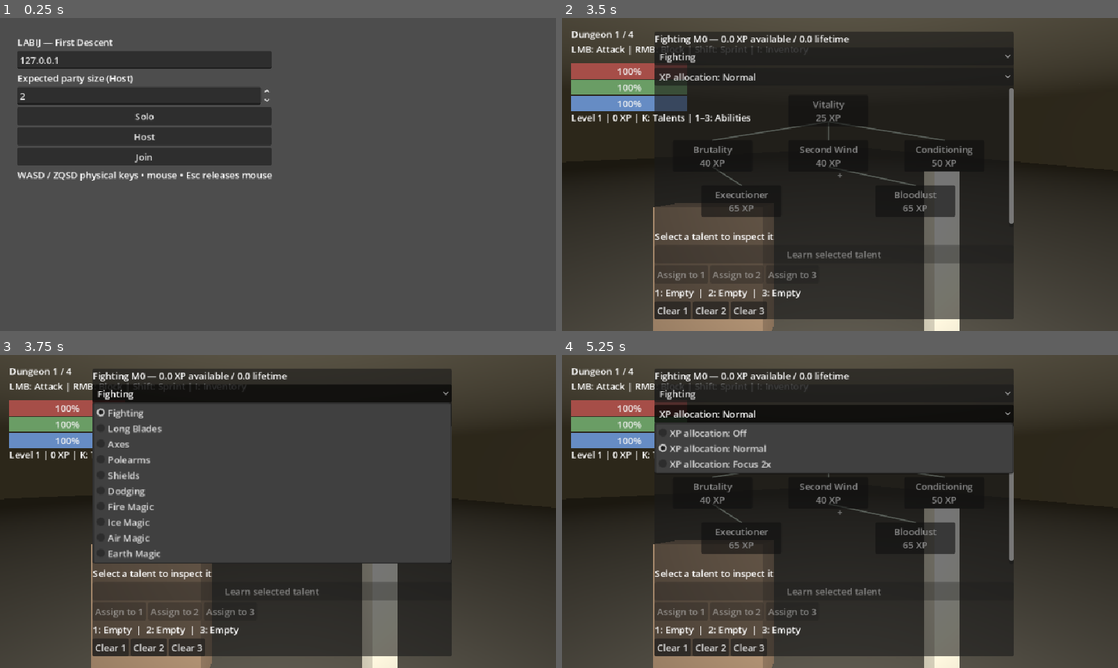
Above: before the commit, frames 1-4 (two rows, left to right).
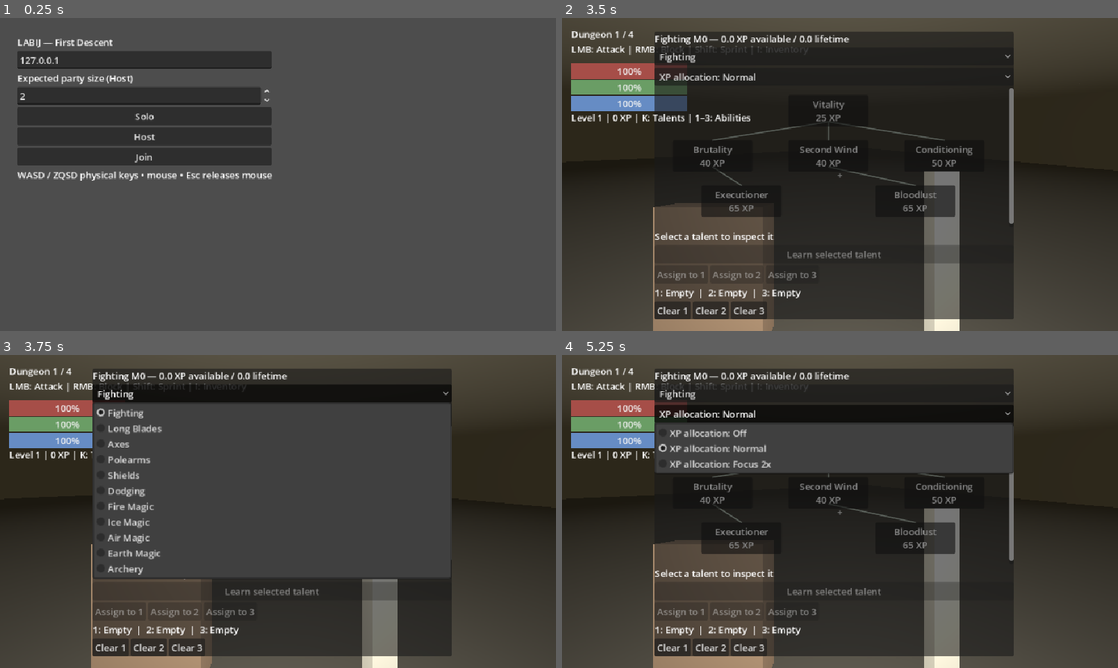
Above: after the commit, the same moments.

Repository: tdonnenfeld/LABIJ
Game: Godot game, scene res://game/main.tscn
Two runs of this game, one before a commit and one after it. Both use one fixed random seed, a clock stepped at 60 frames per second and the inputs below.
Inputs (mouse positions are in pixels of both pictures, inside the frame that each line leads up to):
- Up to frame 1 (0.25 s): no input
- Up to frame 2 (3.5 s): click "Solo" at 0.5 s; tap Enter at 1.25 s; move the mouse to (867, 174) at 1.27 s; hold W 1.28-2 s; tap I at 1.35 s; click (867, 174) at 1.42 s; click "Equip / use" at 2 s; tap Space at 2.75 s; move the mouse to (728, 190) at 2.77 s; hold S from 2.78 s (still down); tap K at 2.85 s
- Up to frame 3 (3.75 s): release S at 3.5 s; click "Fighting" at 3.5 s
- Up to frame 4 (5.25 s): click "XP allocation: Normal" at 4.25 s; click "XP allocation: Normal" at 5 s

Frames 1-2 are identical in both runs. In frame 3, 2.9% of the frame differs, in the area x 16-81%, y 39-72%; in frame 4, nothing differs.

Commit message:
Add persistent monster threat, archery and enchanted equipment

Diff:
--- /dev/null
+++ b/content/items/bow.tres
@@ -0,0 +1,13 @@
+[gd_resource type="Resource" load_steps=2 format=3]
+[ext_resource type="Script" path="res://game/items/item_definition.gd" id="1"]
+[resource]
+script = ExtResource("1")
+title = "Shortbow"
+kind = "weapon"
+damage = 18.0
+reach = 14.0
+stamina_cost = 16.0
+windup = 0.65
+recovery = 0.55
+projectile_speed = 20.0
+tint = Color(0.65, 0.55, 0.35, 1)
--- /dev/null
+++ b/content/items/ember_staff.tres
@@ -0,0 +1,14 @@
+[gd_resource type="Resource" load_steps=2 format=3]
+[ext_resource type="Script" path="res://game/items/item_definition.gd" id="1"]
+[resource]
+script = ExtResource("1")
+title = "Ember Staff"
+kind = "weapon"
+damage = 14.0
+reach = 2.8
+stamina_cost = 12.0
+windup = 0.35
+recovery = 0.6
+mana_bonus = 0.3
+spell_power = 0.2
+tint = Color(0.65, 0.55, 0.35, 1)
--- /dev/null
+++ b/content/items/longbow.tres
@@ -0,0 +1,13 @@
+[gd_resource type="Resource" load_steps=2 format=3]
+[ext_resource type="Script" path="res://game/items/item_definition.gd" id="1"]
+[resource]
+script = ExtResource("1")
+title = "Longbow"
+kind = "weapon"
+damage = 30.0
+reach = 20.0
+stamina_cost = 24.0
+windup = 0.9
+recovery = 0.7
+projectile_speed = 25.0
+tint = Color(0.65, 0.55, 0.35, 1)
--- /dev/null
+++ b/content/items/venom_dagger.tres
@@ -0,0 +1,13 @@
+[gd_resource type="Resource" load_steps=2 format=3]
+[ext_resource type="Script" path="res://game/items/item_definition.gd" id="1"]
+[resource]
+script = ExtResource("1")
+title = "Venom Blade"
+kind = "weapon"
+damage = 14.0
+reach = 1.8
+stamina_cost = 12.0
+windup = 0.2
+recovery = 0.4
+poison = 3.0
+tint = Color(0.65, 0.55, 0.35, 1)
--- /dev/null
+++ b/content/items/ward_mail.tres
@@ -0,0 +1,9 @@
+[gd_resource type="Resource" load_steps=2 format=3]
+[ext_resource type="Script" path="res://game/items/item_definition.gd" id="1"]
+[resource]
+script = ExtResource("1")
+title = "Runed Mail"
+kind = "armor"
+armor = 0.15
+magic_resistance = 0.3
+tint = Color(0.65, 0.55, 0.35, 1)
--- a/game/combat/projectiles.gd
+++ b/game/combat/projectiles.gd
@@ -81,7 +81,7 @@
 					target = mob
 		if target != null:
 			if shot.enemy:
-				target.take_damage(shot.damage, from)
+				target.take_damage(shot.damage, from, shot.effect == "hex")
 			else:
 				world.spell_hit(shot, target, actors)
 			remove(id)
--- /dev/null
+++ b/game/combat/threat.gd
@@ -0,0 +1,30 @@
+extends RefCounted
+
+const PULL := 20.0
+const MELEE_THRESHOLD := 1.1
+const RANGED_THRESHOLD := 1.3
+
+static func add(mob: Dictionary, peer: int, amount: float) -> void:
+	if peer <= 0 or amount <= 0:
+		return
+	var table: Dictionary = mob.threat
+	table[peer] = float(table.get(peer, 0.0)) + amount
+
+static func choose(mob: Dictionary, eligible: Dictionary, distances: Dictionary) -> int:
+	var table: Dictionary = mob.threat
+	for id in table.keys():
+		if not eligible.has(id):
+			table.erase(id)
+	var current: int = mob.target
+	if not table.has(current):
+		current = 0
+	var highest := current
+	var score: float = table.get(current, 0.0)
+	for id in table:
+		var threshold := MELEE_THRESHOLD if float(distances.get(id, 100.0)) <= 3.0 else RANGED_THRESHOLD
+		if current != 0 and id != current and float(table[id]) <= float(table[current]) * threshold:
+			continue
+		if float(table[id]) > score:
+			highest = id
+			score = table[id]
+	return highest
--- a/game/items/catalog.gd
+++ b/game/items/catalog.gd
@@ -17,7 +17,12 @@
 	"scroll_boulder": preload("res://content/items/scroll_boulder.tres"),
 	"staff": preload("res://content/items/staff.tres"),
 	"leather": preload("res://content/items/leather.tres"),
-	"mail": preload("res://content/items/mail.tres")
+	"mail": preload("res://content/items/mail.tres"),
+	"bow": preload("res://content/items/bow.tres"),
+	"longbow": preload("res://content/items/longbow.tres"),
+	"venom_dagger": preload("res://content/items/venom_dagger.tres"),
+	"ember_staff": preload("res://content/items/ember_staff.tres"),
+	"ward_mail": preload("res://content/items/ward_mail.tres")
 }
 
 static func get_item(id: String) -> Resource:
--- a/game/items/inventory_ui.gd
+++ b/game/items/inventory_ui.gd
@@ -59,12 +59,18 @@
 	match item.kind:
 		"weapon":
 			details.text = "Damage %g | Reach %g m | Stamina %g" % [item.damage, item.reach, item.stamina_cost]
+			if item.projectile_speed > 0:
+				details.text += " | Ranged"
+			if item.poison > 0:
+				details.text += " | Poison %g/s" % item.poison
+			if item.spell_power > 0:
+				details.text += " | Spell power +%g%%" % (item.spell_power * 100)
 		"scroll":
 			var node := Skills.Talents.find(item.spell_id)
 			details.text = "Read to learn permanently | %s mastery %d" % [Skills.TITLES[node[1]], Skills.SCROLL_REQUIREMENTS[item.spell_id]]
 			use_button.text = "Read scroll"
 		"armor":
-			details.text = "Damage reduction: %g%%" % (item.armor * 100)
+			details.text = "Damage reduction: %g%% | Magic resist: %g%%" % [item.armor * 100, item.magic_resistance * 100]
 		"shield":
 			details.text = "Damage blocked: %g%%" % (item.reduction * 100)
 		_:
--- a/game/items/item_definition.gd
+++ b/game/items/item_definition.gd
@@ -14,3 +14,8 @@
 @export var spell_id := ""
 @export var mana_bonus := 0.0
 @export var armor := 0.0
+
+@export var projectile_speed := 0.0
+@export var poison := 0.0
+@export var spell_power := 0.0
+@export var magic_resistance := 0.0
--- a/game/monsters/bestiary.gd
+++ b/game/monsters/bestiary.gd
@@ -18,3 +18,10 @@
 
 static func stats(id: String) -> Array:
 	return TYPES[id]
+
+static func resistance(kind: String, domain: int) -> float:
+	if kind == "guardian" and domain == 6:
+		return 0.35
+	if kind == "mage" and domain >= 6 and domain <= 9:
+		return 0.2
+	return 0.0
--- a/game/player.gd
+++ b/game/player.gd
@@ -97,7 +97,7 @@
 
 func begin_attack() -> bool:
 	var weapon = Catalog.get_item(inventory.weapon)
-	if health <= 0 or attack_phase != 0 or cast_id != "" or blocking or stamina < attack_cost():
+	if health <= 0 or attack_phase != 0 or cast_id != "" or blocking or wants_block or stamina < attack_cost():
 		return false
 	sprinting = false
 	stamina -= attack_cost()
@@ -140,7 +140,7 @@
 	attack_phase = 0
 	return false
 
-func take_damage(amount: float, source: Vector3) -> void:
+func take_damage(amount: float, source: Vector3, magical: bool = false) -> void:
 	if health <= 0:
 		return
 	if blocking and stamina >= block_cost() and Combat.facing(heading, source - position):
@@ -153,7 +153,10 @@
 			amount = 0.0
 	combat_timer = 5.0
 	if inventory.armor_index >= 0:
-		amount *= 1.0 - Catalog.get_item(inventory.items[inventory.armor_index]).armor
+		var armor = Catalog.get_item(inventory.items[inventory.armor_index])
+		amount *= 1.0 - armor.armor
+		if magical:
+			amount *= 1.0 - armor.magic_resistance
 	amount *= (1.0 - skills.bonus("mitigation")) * (0.5 if fortify_timer > 0 else 1.0) * (0.25 if escape_timer > 0 else 1.0)
 	health = maxf(0.0, health - amount)
 	hurt_timer = 0.25
--- a/game/progression/skills.gd
+++ b/game/progression/skills.gd
@@ -1,14 +1,14 @@
 extends RefCounted
 
 const Talents = preload("res://game/progression/talents.gd")
-const TITLES := ["Fighting", "Long Blades", "Axes", "Polearms", "Shields", "Dodging", "Fire Magic", "Ice Magic", "Air Magic", "Earth Magic"]
+const TITLES := ["Fighting", "Long Blades", "Axes", "Polearms", "Shields", "Dodging", "Fire Magic", "Ice Magic", "Air Magic", "Earth Magic", "Archery"]
 const SLOT_COUNT := 3
 const Spells = preload("res://game/combat/spells.gd")
 const SCROLL_REQUIREMENTS := {"firebolt": 1, "frostbolt": 1, "spark": 1, "stonebolt": 1, "fireball": 2, "freeze": 2, "thunder": 2, "boulder": 2}
 var total_xp := 0
-var xp: Array[float] = [0, 0, 0, 0, 0, 0, 0, 0, 0, 0]
-var wallet: Array[float] = [0, 0, 0, 0, 0, 0, 0, 0, 0, 0]
-var priorities: Array[int] = [1, 2, 0, 0, 1, 0, 0, 0, 0, 0]
+var xp: Array[float] = [0, 0, 0, 0, 0, 0, 0, 0, 0, 0, 0]
+var wallet: Array[float] = [0, 0, 0, 0, 0, 0, 0, 0, 0, 0, 0]
+var priorities: Array[int] = [1, 2, 0, 0, 1, 0, 0, 0, 0, 0, 0]
 var learned: Array[String] = []
 var discovered: Array[String] = []
 var slots: Array[String] = ["", "", ""]
@@ -43,6 +43,7 @@
 	match id:
 		"axe": return 2
 		"spear": return 3
+		"bow", "longbow": return 10
 		_: return 1
 
 func visible(node: Array) -> bool:
--- a/game/progression/talents.gd
+++ b/game/progression/talents.gd
@@ -56,7 +56,14 @@
 	["earth_power",9,"Density",40,"stonebolt","spell_damage",0.25,"+25% earth damage",false],
 	["boulder",9,"Boulder",65,"earth_power","active",0,"Heavy impact and stagger",false],
 	["earth_skin",9,"Stone Skin",40,"stonebolt","mitigation",0.1,"10% additional damage mitigation",false],
-	["runner",5,"Runner",40,"footwork","sprint_cost",0.25,"25% less sprint stamina consumption",false]]
+	["runner",5,"Runner",40,"footwork","sprint_cost",0.25,"25% less sprint stamina consumption",false],
+	["archery",10,"Archery",25,"","weapon",0.15,"+15% bow damage",false],
+	["quickshot",10,"Quick Shot",40,"archery","speed",0.2,"20% shorter bow cycle",false],
+	["aim",10,"Deadeye",40,"archery","reach",3,"+3m bow range",false],
+	["venom_arrow",10,"Venom Arrow",65,"aim","poison_arrow",1,"Arrows poison for 5s",false],
+	["pierce_arrow",10,"Piercing Arrow",65,"quickshot","pierce",0.6,"Ignore 60% armour",false],
+	["steady",10,"Steady Hand",50,"quickshot","cost",0.25,"25% less bow stamina",false],
+	["protector",4,"Protector",50,"guard","threat",0.5,"Generate 50% more threat from damage",false]]
 
 static func find(id: String) -> Array:
 	for node in NODES:
--- a/game/world.gd
+++ b/game/world.gd
@@ -2,6 +2,7 @@
 
 const Dungeon = preload("res://game/dungeon.gd")
 const Combat = preload("res://game/combat.gd")
+const Threat = preload("res://game/combat/threat.gd")
 const Bestiary = preload("res://game/monsters/bestiary.gd")
 const Spells = preload("res://game/combat/spells.gd")
 const Projectiles = preload("res://game/combat/projectiles.gd")
@@ -78,7 +79,7 @@
 				label.billboard = BaseMaterial3D.BILLBOARD_ENABLED
 				label.position.y = float(stats[11]) * 0.5 + 0.3
 				mob.add_child(label)
-			monsters[i * 1000 + j] = {"node": mob, "kind": kind, "floor": i, "target": 0, "health": float(stats[1]), "phase": 0, "timer": 0.0, "attack_target": 0, "aim": Vector3.ZERO, "hurt": 0.0, "bleed": 0.0, "bleed_damage": 0.0, "bleed_owner": 0, "stun": 0.0, "burn": 0.0, "burn_damage": 0.0, "burn_owner": 0, "slow": 0.0}
+			monsters[i * 1000 + j] = {"node": mob, "kind": kind, "floor": i, "target": 0, "threat": {}, "health": float(stats[1]), "phase": 0, "timer": 0.0, "attack_target": 0, "aim": Vector3.ZERO, "hurt": 0.0, "bleed": 0.0, "bleed_damage": 0.0, "bleed_owner": 0, "stun": 0.0, "burn": 0.0, "burn_damage": 0.0, "burn_owner": 0, "slow": 0.0, "poison": 0.0, "poison_damage": 0.0, "poison_owner": 0}
 
 func marker(level: Node3D, at: Vector3, caption: String, color: Color) -> void:
 	var mesh := MeshInstance3D.new()
@@ -148,6 +149,7 @@
 		var mob = followers[i]
 		mob.phase = 0
 		mob.timer = 0.0
+		mob.threat = {peer_id: maxf(Threat.PULL, mob.threat.get(peer_id, 0.0))}
 		mob.floor = destination
 		mob.node.position = arrival + Vector3(1.0 + float(i % 3) * 0.6, float(Bestiary.stats(mob.kind)[11]) * 0.5, float(i / 3) * 0.6)
 	return true
@@ -162,6 +164,7 @@
 		if mob.burn > 0:
 			var burn_elapsed := minf(delta, mob.burn)
 			mob.burn -= burn_elapsed
+			Threat.add(mob, mob.burn_owner, minf(mob.health, mob.burn_damage * burn_elapsed))
 			mob.health = maxf(0.0, mob.health - mob.burn_damage * burn_elapsed)
 			if mob.health <= 0:
 				reward_kill(mob, actors.get(mob.burn_owner), actors)
@@ -169,25 +172,45 @@
 		if mob.bleed > 0:
 			var elapsed := minf(delta, mob.bleed)
 			mob.bleed -= elapsed
+			Threat.add(mob, mob.bleed_owner, minf(mob.health, mob.bleed_damage * elapsed))
 			mob.health = maxf(0.0, mob.health - mob.bleed_damage * elapsed)
 			if mob.health <= 0:
 				reward_kill(mob, actors.get(mob.bleed_owner), actors)
 				continue
+		if mob.poison > 0:
+			var elapsed := minf(delta, mob.poison)
+			mob.poison -= elapsed
+			var damage := minf(mob.health, mob.poison_damage * elapsed)
+			Threat.add(mob, mob.poison_owner, damage)
+			mob.health -= damage
+			if mob.health <= 0:
+				reward_kill(mob, actors.get(mob.poison_owner), actors)
+				continue
 		if mob.stun > 0:
 			mob.stun = maxf(0.0, mob.stun - delta)
 			continue
 		var node: Node3D = mob.node
 		var closest := 12.0
-		var target := 0
+		var seen := 0
+		var eligible := {}
+		var distances := {}
 		for id in actors:
 			var actor = actors[id]
 			if actor.floor_id != mob.floor or actor.health <= 0:
 				continue
 			var distance := horizontal_distance(actor.position, node.position)
-			if distance < closest:
+			eligible[id] = true
+			distances[id] = distance
+			if distance < closest and Combat.clear_path(node, actor.position):
 				closest = distance
-				target = id
+				seen = id
+		var target := Threat.choose(mob, eligible, distances)
+		if target == 0 and seen != 0:
+			Threat.add(mob, seen, Threat.PULL)
+			target = seen
 		mob.target = target
+		if target != 0:
+			closest = distances[target]
 		if mob.phase != 0:
 			mob.timer -= delta
 			if mob.timer <= 0:
@@ -195,7 +218,7 @@
 					var victim = actors.get(mob.attack_target)
 					if mob.kind in ["archer", "mage"]:
 						var direction: Vector3 = mob.aim - node.position
-						projectiles.launch(mob.floor, node.position, direction, 14.0 if mob.kind == "archer" else 9.0, float(stats[3]), float(stats[2]), Color("#d8c7a0") if mob.kind == "archer" else Color("#cf73e8"), 0, true, "", -1)
+						projectiles.launch(mob.floor, node.position, direction, 14.0 if mob.kind == "archer" else 9.0, float(stats[3]), float(stats[2]), Color("#d8c7a0") if mob.kind == "archer" else Color("#cf73e8"), 0, true, "hex" if mob.kind == "mage" else "", -1)
 					elif victim != null and victim.health > 0 and victim.floor_id == mob.floor and horizontal_distance(victim.position, node.position) <= float(stats[3]) and Combat.clear_path(node, victim.position):
 						victim.take_damage(float(stats[2]), node.position)
 					elif victim != null and victim.health > 0 and victim.floor_id == mob.floor and horizontal_distance(victim.position, node.position) <= 4.0:
@@ -254,7 +277,7 @@
 	var states := {}
 	for id in monsters:
 		var mob = monsters[id]
-		states[id] = [mob.floor, mob.node.position, mob.health, mob.phase, mob.hurt, mob.stun, mob.bleed, mob.burn, mob.slow]
+		states[id] = [mob.floor, mob.node.position, mob.health, mob.phase, mob.hurt, mob.stun, mob.bleed, mob.burn, mob.slow, mob.target, mob.poison]
 	return states
 
 func apply_monsters(states: Dictionary) -> void:
@@ -269,9 +292,19 @@
 			monsters[id].bleed = states[id][6]
 			monsters[id].burn = states[id][7]
 			monsters[id].slow = states[id][8]
+			monsters[id].target = states[id][9]
+			monsters[id].poison = states[id][10]
 
 func strike(actor, party: Dictionary = {}) -> bool:
 	if actor.health <= 0:
+		return false
+	var weapon = Catalog.get_item(actor.inventory.weapon)
+	if weapon.projectile_speed > 0:
+		var owner = party.find_key(actor)
+		var direction := Vector3(-sin(actor.heading), 0, -cos(actor.heading))
+		var effect := "arrow_poison" if actor.skills.learned.has("venom_arrow") else "arrow"
+		projectiles.launch(actor.floor_id, actor.position, direction, weapon.projectile_speed, actor.attack_reach(), actor.attack_damage(), weapon.tint, 0 if owner == null else owner, false, effect, 10, actor.skills.bonus("pierce", 10))
+		actor.empowered = ""
 		return false
 	var hits: Array = []
 	var nearest = null
@@ -305,6 +338,9 @@
 	if mob.phase == 2:
 		damage *= 1.0 + actor.skills.bonus("precision", domain)
 	damage *= 1.0 - float(stats[7]) * (1.0 - actor.skills.bonus("pierce", domain))
+	var peer = party.find_key(actor)
+	if peer != null:
+		Threat.add(mob, peer, minf(mob.health, damage) * (1.0 + actor.skills.bonus("threat")))
 	mob.health = maxf(0.0, mob.health - damage)
 	mob.hurt = 0.18
 	actor.skills.credit(domain, 8)
@@ -318,6 +354,10 @@
 		var owner = party.find_key(actor)
 		mob.bleed_owner = 0 if owner == null else owner
 	mob.stun = maxf(mob.stun, actor.skills.bonus("stagger", domain))
+	if Catalog.get_item(actor.inventory.weapon).poison > 0:
+		mob.poison = 5.0
+		mob.poison_damage = Catalog.get_item(actor.inventory.weapon).poison
+		mob.poison_owner = 0 if peer == null else peer
 	if actor.empowered in ["impale", "bash"]:
 		mob.stun = maxf(mob.stun, 2.0)
 		mob.phase = 0
@@ -325,6 +365,7 @@
 func reward_kill(mob: Dictionary, killer, party: Dictionary) -> void:
 	mob.phase = 0
 	mob.target = 0
+	mob.threat.clear()
 	mob.bleed = 0.0
 	var reward: int = int(Bestiary.stats(mob.kind)[8]) + mob.floor * 25
 	for teammate in party.values():
@@ -336,9 +377,9 @@
 		killer.gain_xp(reward)
 		killer.skills.credit(0, 10)
 		killer.health = minf(killer.max_health(), killer.health + killer.skills.bonus("heal_kill"))
-	var choices := ["potion", "potion", "axe", "spear", "iron_shield", "leather", "mail", "staff", "scroll_firebolt", "scroll_frostbolt", "scroll_spark", "scroll_stonebolt"]
+	var choices := ["potion", "potion", "axe", "spear", "iron_shield", "leather", "mail", "staff", "bow", "venom_dagger", "ward_mail", "scroll_firebolt", "scroll_frostbolt", "scroll_spark", "scroll_stonebolt"]
 	if mob.floor >= 1:
-		choices.append_array(["scroll_fireball", "scroll_freeze", "scroll_thunder", "scroll_boulder"])
+		choices.append_array(["longbow", "ember_staff", "scroll_fireball", "scroll_freeze", "scroll_thunder", "scroll_boulder"])
 	var at: Vector3 = mob.node.position
 	at.y = floors[mob.floor].position.y + 0.3
 	loot.spawn(choices[loot_rng.randi_range(0, choices.size() - 1)], mob.floor, at)
@@ -360,7 +401,7 @@
 func cast(actor, owner: int, id: String) -> void:
 	var stats := Spells.get_spell(id)
 	var direction := Vector3(-sin(actor.heading), 0, -cos(actor.heading))
-	var damage: float = stats[2] * (1.0 + actor.skills.bonus("spell_damage", stats[0]))
+	var damage: float = stats[2] * (1.0 + actor.skills.bonus("spell_damage", stats[0]) + Catalog.get_item(actor.inventory.weapon).spell_power)
 	var bonus: float = actor.skills.bonus("burn_bonus", stats[0]) + actor.skills.bonus("slow_bonus", stats[0])
 	projectiles.launch(actor.floor_id, actor.position, direction, stats[3], stats[4], damage, stats[6], owner, false, stats[7], stats[0], bonus)
 
@@ -394,6 +435,10 @@
 		reward_kill(mob, owner, actors)
 		return
 	match shot.effect:
+		"arrow_poison":
+			mob.poison = 5.0
+			mob.poison_damage = 2.0
+			mob.poison_owner = shot.owner
 		"burn", "blast":
 			mob.burn = 4.0
 			mob.burn_damage = 3.0 + shot.bonus
--- /dev/null
+++ b/tests/threat.gd
@@ -0,0 +1,36 @@
+extends SceneTree
+
+const Threat = preload("res://game/combat/threat.gd")
+const Player = preload("res://game/player.gd")
+const World = preload("res://game/world.gd")
+
+func _initialize() -> void:
+	call_deferred("run")
+
+func run() -> void:
+	var mob := {"target": 1, "threat": {}}
+	var eligible := {1: true, 2: true}
+	Threat.add(mob, 1, 100)
+	Threat.add(mob, 2, 109)
+	var ok: bool = Threat.choose(mob, eligible, {1: 1, 2: 1}) == 1
+	Threat.add(mob, 2, 5)
+	ok = ok and Threat.choose(mob, eligible, {1: 1, 2: 1}) == 2
+	ok = ok and Threat.choose(mob, eligible, {1: 1, 2: 8}) == 1
+	Threat.add(mob, 2, 20)
+	ok = ok and Threat.choose(mob, eligible, {1: 1, 2: 8}) == 2
+	ok = ok and Threat.choose(mob, {2: true}, {2: 8}) == 2 and not mob.threat.has(1)
+	var actor := Player.new()
+	root.add_child(actor)
+	actor.setup(false, false)
+	actor.inventory.add("bow")
+	ok = ok and actor.use_item(3) and actor.skills.weapon_domain("bow") == 10
+	actor.skills.credit(10, 100)
+	ok = ok and actor.buy_talent("archery") and actor.attack_damage() > 18.0
+	var world := World.new()
+	root.add_child(world)
+	world.build(123, false)
+	world.strike(actor, {1: actor})
+	ok = ok and world.projectiles.shots.size() == 1
+	if not ok:
+		push_error("Threat and ranged tests failed")
+	quit(0 if ok else 1)
